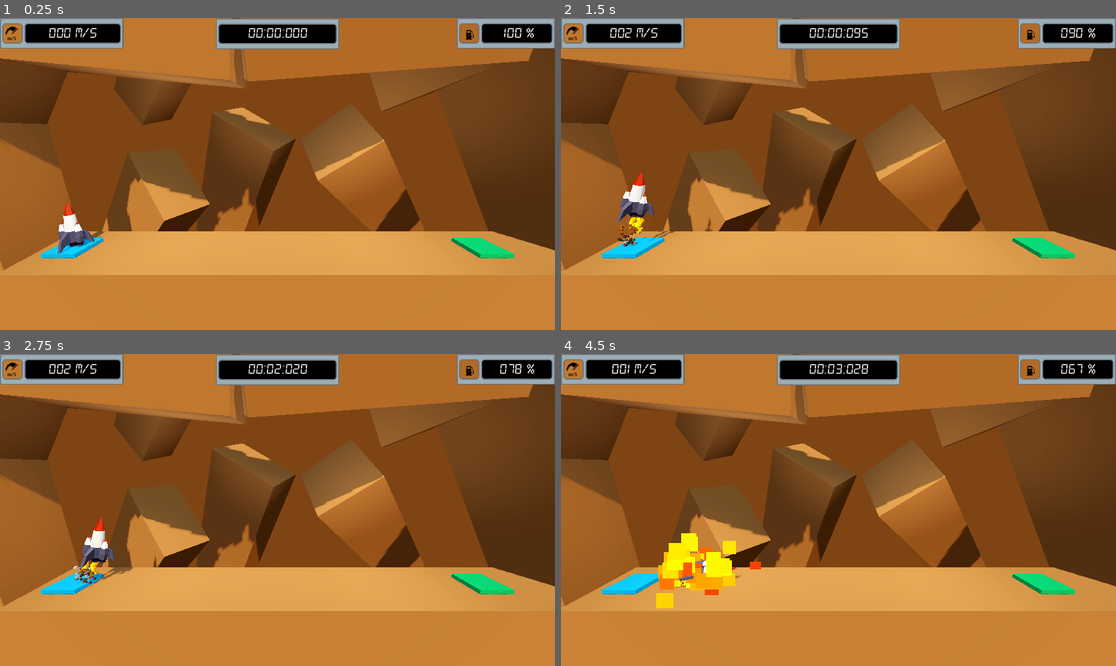
Above: before the commit, frames 1-4 (two rows, left to right).
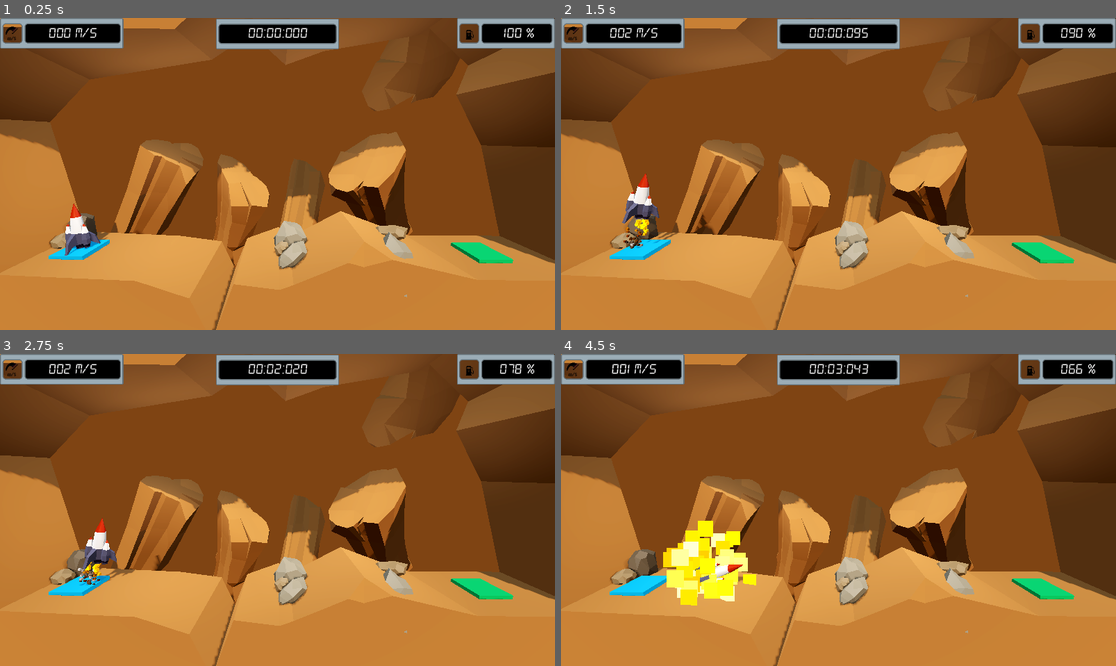
Above: after the commit, the same moments.

Repository: LukasVasi/godot-project-boost
Game: Godot game, scene res://scenes/levels/level_1.tscn
Same seed, same stepped clock (60 frames per second), same inputs: the game is played once before the commit and once after it. Before the commit the project starts from res://levels/level_1.tscn.
Inputs:
- Up to frame 1 (0.25 s): no input
- Up to frame 2 (1.5 s): tap Enter at 0.5 s; hold D (rotate_right) 0.53-1.28 s; hold W (boost) 0.53-1.28 s; hold A (rotate_left) from 1.28 s (still down); tap W (boost) at 1.35 s
- Up to frame 3 (2.75 s): release A (rotate_left) at 2.03 s; hold D (rotate_right) from 2.03 s (still down); hold W (boost) from 2.03 s (still down)
- Up to frame 4 (4.5 s): release W (boost) at 2.78 s; tap W (boost) at 2.85, 4.35 s; release D (rotate_right) at 3.53 s; hold W (boost) 3.53-4.28 s; hold A (rotate_left) from 3.53 s (still down)

The runs differ from the first frame. In frame 1, 37% of the frame differs, in the area x 0-100%, y 0-100%; in frame 2, 37%; in frame 3, 37%; in frame 4, 39%.

Commit message:
Improved first level, cleaned up file structure

Diff:
--- a/levels/level_1.tscn
+++ /dev/null
@@ -1,146 +0,0 @@
-[gd_scene load_steps=10 format=3 uid="uid://bpsjxp56sx76b"]
-
-[ext_resource type="PackedScene" uid="uid://cb7xn3320rath" path="res://player.tscn" id="1_ho1rs"]
-[ext_resource type="Script" path="res://landing_pad.gd" id="2_ejkfk"]
-
-[sub_resource type="StandardMaterial3D" id="StandardMaterial3D_o6mdg"]
-albedo_color = Color(5.39064e-06, 0.618762, 0.864244, 1)
-
-[sub_resource type="StandardMaterial3D" id="StandardMaterial3D_00hso"]
-albedo_color = Color(8.18223e-07, 0.68689, 0.338361, 1)
-
-[sub_resource type="StandardMaterial3D" id="StandardMaterial3D_fm46s"]
-albedo_color = Color(0.664074, 0.428349, 0.217795, 1)
-
-[sub_resource type="StandardMaterial3D" id="StandardMaterial3D_pbld1"]
-albedo_color = Color(0.664074, 0.428349, 0.217795, 1)
-
-[sub_resource type="ProceduralSkyMaterial" id="ProceduralSkyMaterial_as60p"]
-sky_horizon_color = Color(0.64625, 0.65575, 0.67075, 1)
-ground_horizon_color = Color(0.64625, 0.65575, 0.67075, 1)
-
-[sub_resource type="Sky" id="Sky_7jvt3"]
-sky_material = SubResource("ProceduralSkyMaterial_as60p")
-
-[sub_resource type="Environment" id="Environment_8g4vc"]
-background_mode = 1
-background_color = Color(0.0971463, 0.0542612, 0.0192034, 1)
-sky = SubResource("Sky_7jvt3")
-ambient_light_source = 3
-tonemap_mode = 2
-glow_enabled = true
-
-[node name="Level" type="Node3D"]
-
-[node name="Player" parent="." instance=ExtResource("1_ho1rs")]
-transform = Transform3D(1, 0, 0, 0, 1, 0, 0, 0, 1, -13, 1.125, 0)
-current_level = 1
-
-[node name="LaunchPad" type="CSGBox3D" parent="."]
-transform = Transform3D(1, 0, 0, 0, 1, 0, 0, 0, 1, -13, 0.125, 0)
-use_collision = true
-size = Vector3(2, 0.25, 2)
-material = SubResource("StandardMaterial3D_o6mdg")
-
-[node name="LandingPad" type="CSGBox3D" parent="." groups=["Goal"]]
-transform = Transform3D(1, 0, 0, 0, 1, 0, 0, 0, 1, 13, 0.125, 0)
-use_collision = true
-size = Vector3(2, 0.25, 2)
-material = SubResource("StandardMaterial3D_00hso")
-script = ExtResource("2_ejkfk")
-next_level_path = "res://levels/level_2.tscn"
-
-[node name="Camera3D" type="Camera3D" parent="."]
-transform = Transform3D(1, 0, 0, 0, 0.984808, 0.173648, 0, -0.173648, 0.984808, 0, 7, 12)
-current = true
-
-[node name="Environment" type="Node3D" parent="."]
-
-[node name="Ground" type="CSGBox3D" parent="Environment" groups=["Environment", "Hazard"]]
-transform = Transform3D(1, 0, 0, 0, 1, 0, 0, 0, 1, 0, -4, 0)
-use_collision = true
-size = Vector3(50, 8, 5)
-material = SubResource("StandardMaterial3D_fm46s")
-
-[node name="Ceiling" type="CSGBox3D" parent="Environment" groups=["Environment", "Hazard"]]
-transform = Transform3D(0.996153, 0.0871005, -0.00963631, -0.0875678, 0.985179, -0.147495, -0.0033534, 0.147771, 0.989016, -16.8231, 15.312, 0)
-use_collision = true
-size = Vector3(30, 8, 5)
-material = SubResource("StandardMaterial3D_pbld1")
-
-[node name="Ceiling2" type="CSGBox3D" parent="Environment" groups=["Environment", "Hazard"]]
-transform = Transform3D(0.981729, -0.0579579, 0.181243, 0.109899, 0.950265, -0.291409, -0.155339, 0.306003, 0.939272, 7.79074, 15.1517, -0.471418)
-use_collision = true
-size = Vector3(20, 8, 5)
-material = SubResource("StandardMaterial3D_pbld1")
-
-[node name="Wall" type="CSGBox3D" parent="Environment" groups=["Environment", "Hazard"]]
-transform = Transform3D(-0.108906, -0.983193, 0.146532, 0.994046, -0.107218, 0.0193902, -0.00335341, 0.147771, 0.989016, -18.005, 3.64926, 0)
-use_collision = true
-size = Vector3(10, 5, 5)
-material = SubResource("StandardMaterial3D_pbld1")
-
-[node name="Wall2" type="CSGBox3D" parent="Environment" groups=["Environment", "Hazard"]]
-transform = Transform3D(0.513998, -0.848117, 0.128462, 0.857785, 0.508783, -0.0731102, -0.00335341, 0.147771, 0.989016, -16.9396, 11.1033, 0)
-use_collision = true
-size = Vector3(6, 5, 5)
-material = SubResource("StandardMaterial3D_pbld1")
-
-[node name="Wall3" type="CSGBox3D" parent="Environment" groups=["Environment", "Hazard"]]
-transform = Transform3D(-0.355285, -0.880452, 0.313969, 0.922463, -0.275944, 0.270032, -0.151112, 0.385563, 0.910223, 18.6294, 6.07073, -0.990739)
-use_collision = true
-size = Vector3(15, 6, 8)
-material = SubResource("StandardMaterial3D_pbld1")
-
-[node name="Background" type="Node3D" parent="."]
-
-[node name="WorldEnvironment" type="WorldEnvironment" parent="Background"]
-environment = SubResource("Environment_8g4vc")
-
-[node name="DirectionalLight3D" type="DirectionalLight3D" parent="Background"]
-transform = Transform3D(0.984808, -0.111619, 0.133022, 0, 0.766044, 0.642788, -0.173648, -0.633022, 0.754407, 0, 0, 0)
-light_color = Color(0.836804, 0.74534, 0.655142, 1)
-light_energy = 0.5
-shadow_enabled = true
-
-[node name="Block" type="CSGBox3D" parent="Background" groups=["Hazard"]]
-transform = Transform3D(-0.606095, 0.57301, -0.551641, -0.67076, -0.740954, -0.0326834, -0.427469, 0.35021, 0.833441, -17.1728, -4, -13.066)
-use_collision = true
-size = Vector3(20, 8, 5)
-material = SubResource("StandardMaterial3D_fm46s")
-
-[node name="Block2" type="CSGBox3D" parent="Background" groups=["Hazard"]]
-transform = Transform3D(-0.309802, 0.809346, -0.498981, -0.84929, -0.4715, -0.237475, -0.427469, 0.35021, 0.833441, -5.44849, -0.203333, -15.0147)
-use_collision = true
-size = Vector3(20, 8, 5)
-material = SubResource("StandardMaterial3D_fm46s")
-
-[node name="Block3" type="CSGBox3D" parent="Background" groups=["Hazard"]]
-transform = Transform3D(0.59959, 0.177361, -0.780407, -0.574242, -0.583867, -0.573886, -0.557438, 0.792239, -0.248232, 14.305, -1.76387, -15.2485)
-use_collision = true
-size = Vector3(30, 6, 6)
-material = SubResource("StandardMaterial3D_fm46s")
-
-[node name="Block4" type="CSGBox3D" parent="Background" groups=["Hazard"]]
-transform = Transform3D(0.657307, -0.596914, -0.460045, 0.550779, 0.797152, -0.247368, 0.514383, -0.0907863, 0.852741, -9.39677, 12.8526, -5.66132)
-use_collision = true
-size = Vector3(10, 4, 3)
-material = SubResource("StandardMaterial3D_fm46s")
-
-[node name="Block5" type="CSGBox3D" parent="Background" groups=["Hazard"]]
-transform = Transform3D(0.787423, -0.343859, -0.511592, 0.339668, 0.934622, -0.105388, 0.514383, -0.0907864, 0.852741, 12.3182, 12.8526, -3.74491)
-use_collision = true
-size = Vector3(10, 4, 3)
-material = SubResource("StandardMaterial3D_fm46s")
-
-[node name="OmniLight3D" type="OmniLight3D" parent="Background"]
-transform = Transform3D(1, 0, 0, 0, 1, 0, 0, 0, 1, 4.9396, 6.80181, 0)
-light_energy = 0.8
-omni_range = 12.0
-omni_attenuation = 0.5
-
-[node name="OmniLight3D2" type="OmniLight3D" parent="Background"]
-transform = Transform3D(1, 0, 0, 0, 1, 0, 0, 0, 1, -5.93758, 6.80181, 0)
-light_energy = 0.8
-omni_range = 12.0
-omni_attenuation = 0.5
--- a/project.godot
+++ b/project.godot
@@ -11,13 +11,17 @@
 [application]
 
 config/name="Project Boost"
-run/main_scene="res://levels/level_1.tscn"
+run/main_scene="res://scenes/levels/level_1.tscn"
 config/features=PackedStringArray("4.2", "Forward Plus")
 config/icon="res://icon.svg"
 
 [autoload]
 
-SaveManager="*res://save_manager.gd"
+SaveManager="*res://scripts/save_manager.gd"
+
+[filesystem]
+
+import/blender/enabled=false
 
 [input]
 
--- /dev/null
+++ b/scenes/environments/environment_1.tscn
@@ -0,0 +1,24 @@
+[gd_scene load_steps=2 format=3 uid="uid://bp57n3nedrim"]
+
+[ext_resource type="PackedScene" uid="uid://dr4pnj2xc14gu" path="res://models/Environment1.glb" id="1_08o78"]
+
+[node name="Environment12" instance=ExtResource("1_08o78")]
+
+[node name="Block2" parent="Environment1" index="1"]
+transform = Transform3D(0.657628, 0.343213, -0.607841, -0.742537, 1.12742, -0.112869, 0.758376, 0.806258, 0.416579, -5.76874, -5.02711, -12.676)
+
+[node name="StaticBody3D" parent="Environment1/Environment" index="0" groups=["Hazard"]]
+
+[node name="StaticBody3D" parent="Environment1/Rock1" index="0" groups=["Hazard"]]
+
+[node name="StaticBody3D" parent="Environment1/Rock2" index="0" groups=["Hazard"]]
+
+[node name="StaticBody3D" parent="Environment1/Rock3" index="0" groups=["Hazard"]]
+
+[node name="StaticBody3D" parent="Environment1/Rock4" index="0" groups=["Hazard"]]
+
+[node name="StaticBody3D" parent="Environment1/Rock5" index="0" groups=["Hazard"]]
+
+[node name="StaticBody3D" parent="Environment1/Rocks6" index="0" groups=["Hazard"]]
+
+[node name="StaticBody3D" parent="Environment1/Rocks7" index="0" groups=["Hazard"]]
--- /dev/null
+++ b/scenes/levels/level_1.tscn
@@ -0,0 +1,73 @@
+[gd_scene load_steps=9 format=3 uid="uid://bpsjxp56sx76b"]
+
+[ext_resource type="PackedScene" uid="uid://cb7xn3320rath" path="res://scenes/player.tscn" id="1_452st"]
+[ext_resource type="Script" path="res://scripts/landing_pad.gd" id="2_j67i1"]
+[ext_resource type="PackedScene" uid="uid://bp57n3nedrim" path="res://scenes/environments/environment_1.tscn" id="3_5ntcx"]
+
+[sub_resource type="StandardMaterial3D" id="StandardMaterial3D_o6mdg"]
+albedo_color = Color(5.39064e-06, 0.618762, 0.864244, 1)
+
+[sub_resource type="StandardMaterial3D" id="StandardMaterial3D_00hso"]
+albedo_color = Color(8.18223e-07, 0.68689, 0.338361, 1)
+
+[sub_resource type="ProceduralSkyMaterial" id="ProceduralSkyMaterial_1aljj"]
+sky_horizon_color = Color(0.64625, 0.65575, 0.67075, 1)
+ground_horizon_color = Color(0.64625, 0.65575, 0.67075, 1)
+
+[sub_resource type="Sky" id="Sky_7jvt3"]
+sky_material = SubResource("ProceduralSkyMaterial_1aljj")
+
+[sub_resource type="Environment" id="Environment_d805u"]
+background_mode = 1
+background_color = Color(0.0971463, 0.0542612, 0.0192034, 1)
+sky = SubResource("Sky_7jvt3")
+ambient_light_source = 3
+tonemap_mode = 2
+glow_enabled = true
+
+[node name="Level" type="Node3D"]
+
+[node name="Player" parent="." instance=ExtResource("1_452st")]
+transform = Transform3D(1, 0, 0, 0, 1, 0, 0, 0, 1, -12.6116, 0.993482, 0)
+current_level = 1
+
+[node name="LaunchPad" type="CSGBox3D" parent="."]
+transform = Transform3D(1, 0, 0, 0, 1, 0, 0, 0, 1, -12.5666, -0.00926542, 0)
+use_collision = true
+size = Vector3(2, 0.25, 2)
+material = SubResource("StandardMaterial3D_o6mdg")
+
+[node name="LandingPad" type="CSGBox3D" parent="." groups=["Goal"]]
+transform = Transform3D(1, 0, 0, 0, 1, 0, 0, 0, 1, 13, -0.225827, 0)
+use_collision = true
+size = Vector3(2, 0.25, 2)
+material = SubResource("StandardMaterial3D_00hso")
+script = ExtResource("2_j67i1")
+next_level_path = "res://scenes/levels/level_2.tscn"
+
+[node name="Camera3D" type="Camera3D" parent="."]
+transform = Transform3D(1, 0, 0, 0, 0.984808, 0.173648, 0, -0.173648, 0.984808, 0, 7, 12)
+current = true
+
+[node name="WorldEnvironment" type="WorldEnvironment" parent="."]
+environment = SubResource("Environment_d805u")
+
+[node name="DirectionalLight3D" type="DirectionalLight3D" parent="."]
+transform = Transform3D(0.984808, -0.111619, 0.133022, 0, 0.766044, 0.642788, -0.173648, -0.633022, 0.754407, 0, 0, 0)
+light_color = Color(0.836804, 0.74534, 0.655142, 1)
+light_energy = 0.5
+shadow_enabled = true
+
+[node name="OmniLight3D" type="OmniLight3D" parent="."]
+transform = Transform3D(1, 0, 0, 0, 1, 0, 0, 0, 1, 4.06169, 7.7468, -1.49406)
+light_energy = 0.8
+omni_range = 12.0
+omni_attenuation = 0.5
+
+[node name="OmniLight3D2" type="OmniLight3D" parent="."]
+transform = Transform3D(1, 0, 0, 0, 1, 0, 0, 0, 1, -5.93758, 6.80181, -1.09954)
+light_energy = 0.8
+omni_range = 12.0
+omni_attenuation = 0.5
+
+[node name="Environment12" parent="." groups=["Hazard"] instance=ExtResource("3_5ntcx")]
--- a/levels/level_3.tscn
+++ b/scenes/levels/level_2.tscn
@@ -1,7 +1,7 @@
-[gd_scene load_steps=12 format=3 uid="uid://cvw0ohc13e7j2"]
+[gd_scene load_steps=12 format=3 uid="uid://bt2ne7krgude0"]
 
-[ext_resource type="PackedScene" uid="uid://cb7xn3320rath" path="res://player.tscn" id="1_i1wli"]
-[ext_resource type="Script" path="res://landing_pad.gd" id="2_ukoxq"]
+[ext_resource type="PackedScene" uid="uid://cb7xn3320rath" path="res://scenes/player.tscn" id="1_875mc"]
+[ext_resource type="Script" path="res://scripts/landing_pad.gd" id="2_3yj10"]
 
 [sub_resource type="ProceduralSkyMaterial" id="ProceduralSkyMaterial_as60p"]
 sky_horizon_color = Color(0.64625, 0.65575, 0.67075, 1)
@@ -43,9 +43,9 @@
 transform = Transform3D(-0.866025, -0.433013, 0.25, 0, 0.5, 0.866025, -0.5, 0.75, -0.433013, 0, 0, 0)
 shadow_enabled = true
 
-[node name="Player" parent="." instance=ExtResource("1_i1wli")]
-transform = Transform3D(1, 0, 0, 0, 1, 0, 0, 0, 1, -13, 1.125, 0)
-current_level = 3
+[node name="Player" parent="." instance=ExtResource("1_875mc")]
+transform = Transform3D(1, 0, 0, 0, 1, 0, 0, 0, 1, 13, 1.125, 0)
+current_level = 2
 
 [node name="Ground" type="CSGBox3D" parent="." groups=["Hazard"]]
 transform = Transform3D(1, 0, 0, 0, 1, 0, 0, 0, 1, 0, -4, 0)
@@ -53,55 +53,37 @@
 size = Vector3(50, 8, 5)
 material = SubResource("StandardMaterial3D_fm46s")
 
-[node name="Ceiling" type="CSGBox3D" parent="." groups=["Hazard"]]
-transform = Transform3D(1, 0, 0, 0, 1, 0, 0, 0, 1, 0, 13.4455, 0)
+[node name="Obstacle" type="CSGBox3D" parent="." groups=["Hazard"]]
+transform = Transform3D(1, 0, 0, 0, 1, 0, 0, 0, 1, -1, 2, 0.5)
 use_collision = true
-size = Vector3(50, 8, 5)
-material = SubResource("StandardMaterial3D_fm46s")
-
-[node name="Obstacle" type="CSGBox3D" parent="." groups=["Hazard"]]
-transform = Transform3D(1, 0, 0, 0, 1, 0, 0, 0, 1, 0.389556, 1.5, 0.0868983)
-use_collision = true
-size = Vector3(4, 3, 4)
+size = Vector3(5, 4, 4)
 material = SubResource("StandardMaterial3D_lmt6u")
 
 [node name="Obstacle2" type="CSGBox3D" parent="." groups=["Hazard"]]
-transform = Transform3D(1, 0, 0, 0, 1, 0, 0, 0, 1, 2.5, 1, 0.5)
+transform = Transform3D(1, 0, 0, 0, 1, 0, 0, 0, 1, 1.653, 0.75, -0.75)
 use_collision = true
-size = Vector3(4, 2, 3)
+size = Vector3(3, 1.5, 3)
 material = SubResource("StandardMaterial3D_wv5be")
 
 [node name="Obstacle3" type="CSGBox3D" parent="." groups=["Hazard"]]
-transform = Transform3D(1, 0, 0, 0, 1, 0, 0, 0, 1, -2, 1.25, 0.5)
+transform = Transform3D(1, 0, 0, 0, 1, 0, 0, 0, 1, -4, 1.25, 0.5)
 use_collision = true
-size = Vector3(2, 4, 3)
-material = SubResource("StandardMaterial3D_h2ykc")
-
-[node name="Obstacle4" type="CSGBox3D" parent="." groups=["Hazard"]]
-transform = Transform3D(1, 0, 0, 0, 1, 0, 0, 0, 1, 6, 8.53246, 0.5)
-use_collision = true
-size = Vector3(3, 2, 3)
-material = SubResource("StandardMaterial3D_lmt6u")
-
-[node name="Obstacle5" type="CSGBox3D" parent="." groups=["Hazard"]]
-transform = Transform3D(1, 0, 0, 0, 1, 0, 0, 0, 1, 8, 8, 0.5)
-use_collision = true
-size = Vector3(2, 3, 2)
+size = Vector3(2, 2.5, 3)
 material = SubResource("StandardMaterial3D_h2ykc")
 
 [node name="LaunchPad" type="CSGBox3D" parent="."]
-transform = Transform3D(1, 0, 0, 0, 1, 0, 0, 0, 1, -13, 0.125, 0)
+transform = Transform3D(1, 0, 0, 0, 1, 0, 0, 0, 1, 13, 0.125, 0)
 use_collision = true
 size = Vector3(2, 0.25, 2)
 material = SubResource("StandardMaterial3D_o6mdg")
 
 [node name="LandingPad" type="CSGBox3D" parent="." groups=["Goal"]]
-transform = Transform3D(1, 0, 0, 0, 1, 0, 0, 0, 1, 13, 0.125, 0)
+transform = Transform3D(1, 0, 0, 0, 1, 0, 0, 0, 1, -13, 0.125, 0)
 use_collision = true
 size = Vector3(2, 0.25, 2)
 material = SubResource("StandardMaterial3D_00hso")
-script = ExtResource("2_ukoxq")
-next_level_path = "res://levels/level_4.tscn"
+script = ExtResource("2_3yj10")
+next_level_path = "res://scenes/levels/level_3.tscn"
 
 [node name="Camera3D" type="Camera3D" parent="."]
 transform = Transform3D(1, 0, 0, 0, 0.984808, 0.173648, 0, -0.173648, 0.984808, 0, 6, 11)
--- a/levels/level_2.tscn
+++ b/scenes/levels/level_3.tscn
@@ -1,7 +1,7 @@
-[gd_scene load_steps=12 format=3 uid="uid://bt2ne7krgude0"]
+[gd_scene load_steps=12 format=3 uid="uid://cvw0ohc13e7j2"]
 
-[ext_resource type="PackedScene" uid="uid://cb7xn3320rath" path="res://player.tscn" id="1_875mc"]
-[ext_resource type="Script" path="res://landing_pad.gd" id="2_3yj10"]
+[ext_resource type="PackedScene" uid="uid://cb7xn3320rath" path="res://scenes/player.tscn" id="1_i1wli"]
+[ext_resource type="Script" path="res://scripts/landing_pad.gd" id="2_ukoxq"]
 
 [sub_resource type="ProceduralSkyMaterial" id="ProceduralSkyMaterial_as60p"]
 sky_horizon_color = Color(0.64625, 0.65575, 0.67075, 1)
@@ -43,9 +43,9 @@
 transform = Transform3D(-0.866025, -0.433013, 0.25, 0, 0.5, 0.866025, -0.5, 0.75, -0.433013, 0, 0, 0)
 shadow_enabled = true
 
-[node name="Player" parent="." instance=ExtResource("1_875mc")]
-transform = Transform3D(1, 0, 0, 0, 1, 0, 0, 0, 1, 13, 1.125, 0)
-current_level = 2
+[node name="Player" parent="." instance=ExtResource("1_i1wli")]
+transform = Transform3D(1, 0, 0, 0, 1, 0, 0, 0, 1, -13, 1.125, 0)
+current_level = 3
 
 [node name="Ground" type="CSGBox3D" parent="." groups=["Hazard"]]
 transform = Transform3D(1, 0, 0, 0, 1, 0, 0, 0, 1, 0, -4, 0)
@@ -53,37 +53,55 @@
 size = Vector3(50, 8, 5)
 material = SubResource("StandardMaterial3D_fm46s")
 
+[node name="Ceiling" type="CSGBox3D" parent="." groups=["Hazard"]]
+transform = Transform3D(1, 0, 0, 0, 1, 0, 0, 0, 1, 0, 13.4455, 0)
+use_collision = true
+size = Vector3(50, 8, 5)
+material = SubResource("StandardMaterial3D_fm46s")
+
 [node name="Obstacle" type="CSGBox3D" parent="." groups=["Hazard"]]
-transform = Transform3D(1, 0, 0, 0, 1, 0, 0, 0, 1, -1, 2, 0.5)
+transform = Transform3D(1, 0, 0, 0, 1, 0, 0, 0, 1, 0.389556, 1.5, 0.0868983)
 use_collision = true
-size = Vector3(5, 4, 4)
+size = Vector3(4, 3, 4)
 material = SubResource("StandardMaterial3D_lmt6u")
 
 [node name="Obstacle2" type="CSGBox3D" parent="." groups=["Hazard"]]
-transform = Transform3D(1, 0, 0, 0, 1, 0, 0, 0, 1, 1.653, 0.75, -0.75)
+transform = Transform3D(1, 0, 0, 0, 1, 0, 0, 0, 1, 2.5, 1, 0.5)
 use_collision = true
-size = Vector3(3, 1.5, 3)
+size = Vector3(4, 2, 3)
 material = SubResource("StandardMaterial3D_wv5be")
 
 [node name="Obstacle3" type="CSGBox3D" parent="." groups=["Hazard"]]
-transform = Transform3D(1, 0, 0, 0, 1, 0, 0, 0, 1, -4, 1.25, 0.5)
+transform = Transform3D(1, 0, 0, 0, 1, 0, 0, 0, 1, -2, 1.25, 0.5)
 use_collision = true
-size = Vector3(2, 2.5, 3)
+size = Vector3(2, 4, 3)
+material = SubResource("StandardMaterial3D_h2ykc")
+
+[node name="Obstacle4" type="CSGBox3D" parent="." groups=["Hazard"]]
+transform = Transform3D(1, 0, 0, 0, 1, 0, 0, 0, 1, 6, 8.53246, 0.5)
+use_collision = true
+size = Vector3(3, 2, 3)
+material = SubResource("StandardMaterial3D_lmt6u")
+
+[node name="Obstacle5" type="CSGBox3D" parent="." groups=["Hazard"]]
+transform = Transform3D(1, 0, 0, 0, 1, 0, 0, 0, 1, 8, 8, 0.5)
+use_collision = true
+size = Vector3(2, 3, 2)
 material = SubResource("StandardMaterial3D_h2ykc")
 
 [node name="LaunchPad" type="CSGBox3D" parent="."]
-transform = Transform3D(1, 0, 0, 0, 1, 0, 0, 0, 1, 13, 0.125, 0)
+transform = Transform3D(1, 0, 0, 0, 1, 0, 0, 0, 1, -13, 0.125, 0)
 use_collision = true
 size = Vector3(2, 0.25, 2)
 material = SubResource("StandardMaterial3D_o6mdg")
 
 [node name="LandingPad" type="CSGBox3D" parent="." groups=["Goal"]]
-transform = Transform3D(1, 0, 0, 0, 1, 0, 0, 0, 1, -13, 0.125, 0)
+transform = Transform3D(1, 0, 0, 0, 1, 0, 0, 0, 1, 13, 0.125, 0)
 use_collision = true
 size = Vector3(2, 0.25, 2)
 material = SubResource("StandardMaterial3D_00hso")
-script = ExtResource("2_3yj10")
-next_level_path = "res://levels/level_3.tscn"
+script = ExtResource("2_ukoxq")
+next_level_path = "res://scenes/levels/level_4.tscn"
 
 [node name="Camera3D" type="Camera3D" parent="."]
 transform = Transform3D(1, 0, 0, 0, 0.984808, 0.173648, 0, -0.173648, 0.984808, 0, 6, 11)
--- a/levels/level_4.tscn
+++ b/scenes/levels/level_4.tscn
@@ -1,8 +1,8 @@
 [gd_scene load_steps=13 format=3 uid="uid://c0tdel5eejcm6"]
 
-[ext_resource type="PackedScene" uid="uid://cb7xn3320rath" path="res://player.tscn" id="1_dy0u6"]
-[ext_resource type="Script" path="res://landing_pad.gd" id="2_vswy0"]
-[ext_resource type="PackedScene" uid="uid://bkj3myb8n3jr6" path="res://moving_obstacle.tscn" id="3_cjbo4"]
+[ext_resource type="PackedScene" uid="uid://cb7xn3320rath" path="res://scenes/player.tscn" id="1_dy0u6"]
+[ext_resource type="Script" path="res://scripts/landing_pad.gd" id="2_vswy0"]
+[ext_resource type="PackedScene" uid="uid://bkj3myb8n3jr6" path="res://scenes/moving_obstacle.tscn" id="3_cjbo4"]
 
 [sub_resource type="ProceduralSkyMaterial" id="ProceduralSkyMaterial_as60p"]
 sky_horizon_color = Color(0.64625, 0.65575, 0.67075, 1)
--- a/moving_obstacle.tscn
+++ b/scenes/moving_obstacle.tscn
@@ -1,6 +1,6 @@
 [gd_scene load_steps=5 format=3 uid="uid://bkj3myb8n3jr6"]
 
-[ext_resource type="Script" path="res://moving_obstacle.gd" id="1_sj54f"]
+[ext_resource type="Script" path="res://scripts/moving_obstacle.gd" id="1_sj54f"]
 
 [sub_resource type="StandardMaterial3D" id="StandardMaterial3D_17xmt"]
 albedo_color = Color(0.596447, 0.377402, 0.187529, 1)
--- a/player.tscn
+++ b/scenes/player.tscn
@@ -1,13 +1,13 @@
 [gd_scene load_steps=29 format=3 uid="uid://cb7xn3320rath"]
 
-[ext_resource type="Script" path="res://player.gd" id="1_gabim"]
+[ext_resource type="Script" path="res://scripts/player.gd" id="1_gabim"]
 [ext_resource type="AudioStream" uid="uid://ukgxc6bc1ol8" path="res://audio/sounds/SFX - Death Explosion.ogg" id="2_atyxn"]
 [ext_resource type="AudioStream" uid="uid://b23qv1m7bf25m" path="res://audio/sounds/SFX - Success.ogg" id="3_yxnuo"]
 [ext_resource type="AudioStream" uid="uid://qcrrjlj50wat" path="res://audio/sounds/SFX - Main engine thrust.ogg" id="4_jswhb"]
 [ext_resource type="PackedScene" uid="uid://ux6ivcx1ovdp" path="res://particles/booster_particles.tscn" id="5_d72cm"]
 [ext_resource type="PackedScene" uid="uid://beeny4jfedewv" path="res://particles/explosion_particles.tscn" id="6_mw7sq"]
 [ext_resource type="PackedScene" uid="uid://dixuol88ld041" path="res://particles/success_particles.tscn" id="7_enrlt"]
-[ext_resource type="Script" path="res://hud.gd" id="8_dvus0"]
+[ext_resource type="Script" path="res://scripts/hud.gd" id="8_dvus0"]
 [ext_resource type="Theme" uid="uid://b814ixns7ygai" path="res://themes/hud_dials.tres" id="9_rts3r"]
 [ext_resource type="Texture2D" uid="uid://b6tg2mw87xngv" path="res://sprites/velocity_dial.png" id="10_6mssv"]
 [ext_resource type="Texture2D" uid="uid://bpuaeo81qbddr" path="res://sprites/fuel_dial.png" id="11_pvthe"]
Binary file added: models/Environment1.glb
Not shown, added: models/Environment1.glb.import
Renamed: hud.gd -> scripts/hud.gd
Renamed: landing_pad.gd -> scripts/landing_pad.gd
Renamed: moving_obstacle.gd -> scripts/moving_obstacle.gd
Renamed: player.gd -> scripts/player.gd
Renamed: save_manager.gd -> scripts/save_manager.gd
